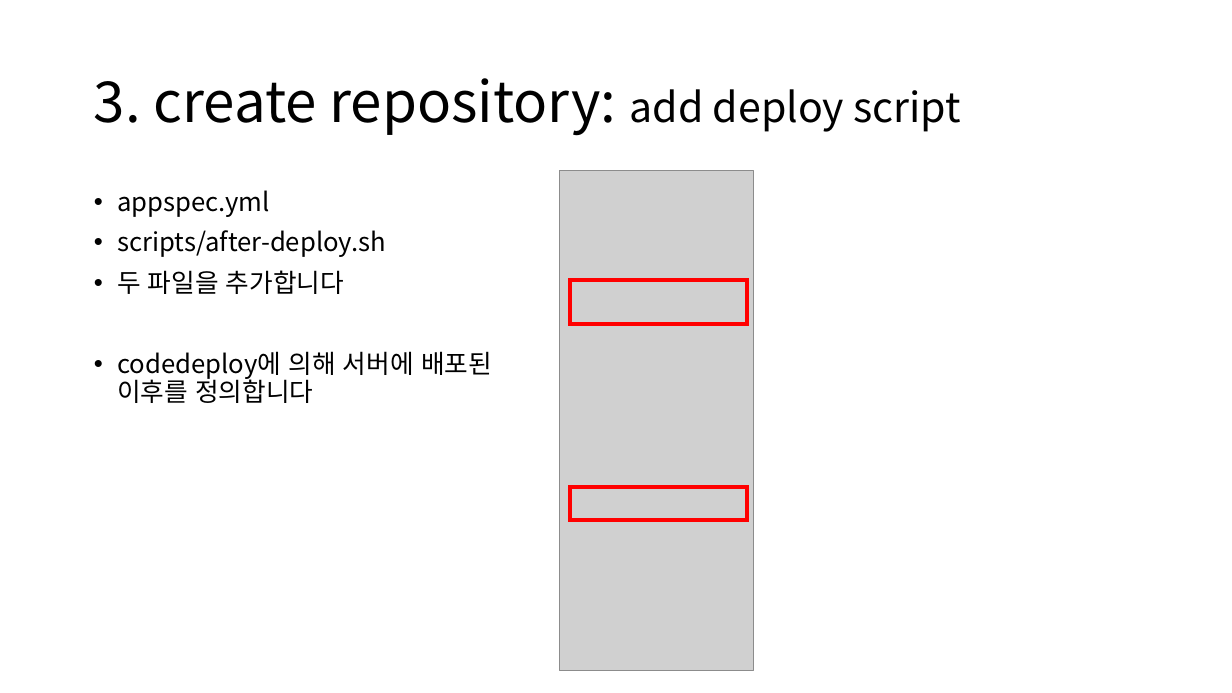
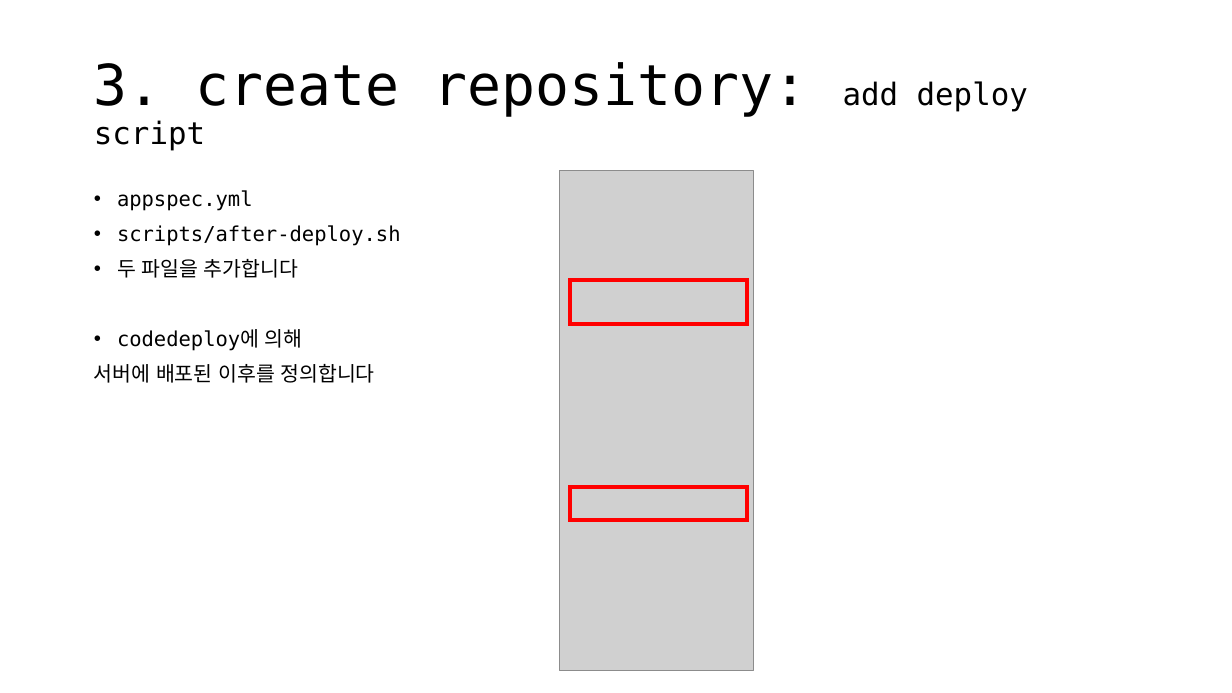
Before and after one commit to Ujin28/ssossotable-team-study, a slide deck: slide 6 of CI-CD/CI-CD.pptx. Drawn at 1232x693 pixels with LibreOffice and Linux fonts; fonts in the diff are those of the drawing; grey boxes stand for pictures. Boxes give left, top, right and bottom in pixels: in the first picture for what was removed or moved away, otherwise in the second. Text is boxed around its words. In the diff, an @@ line names an element or a change of style, - is before the commit and + after.

```diff
--- a/CI-CD/CI-CD.pptx
+++ b/CI-CD/CI-CD.pptx
@@ title "3. create repository: add deploy ..." at <box>94,62,1028,151</box>: size 32 to 24 pt in "add deploy script"; font Noto Sans CJK KR to DejaVu Sans Mono @@
@@ text at <box>117,190,401,278</box>: size 20 to 16 pt, font Noto Sans CJK KR to DejaVu Sans Mono in "appspec.yml", "scripts/after-deploy.sh", "두 파일을 추가합니다" @@
@@ text at <box>94,329,375,383</box>: text changed; size 20 to 16 pt; font Noto Sans CJK KR to DejaVu Sans Mono @@
-• codedeploy에 의해 서버에 배포된 이후를 정의합니다
+• codedeploy에 의해
+서버에 배포된 이후를 정의합니다
```
Also in this commit, not shown: 42 other slides changed, 1 slide removed, 1 other file.
